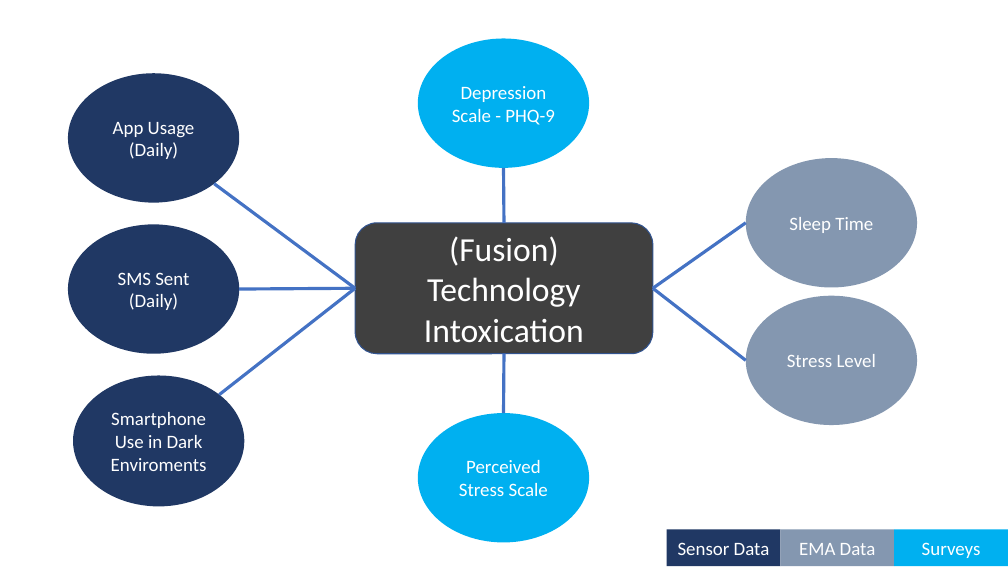
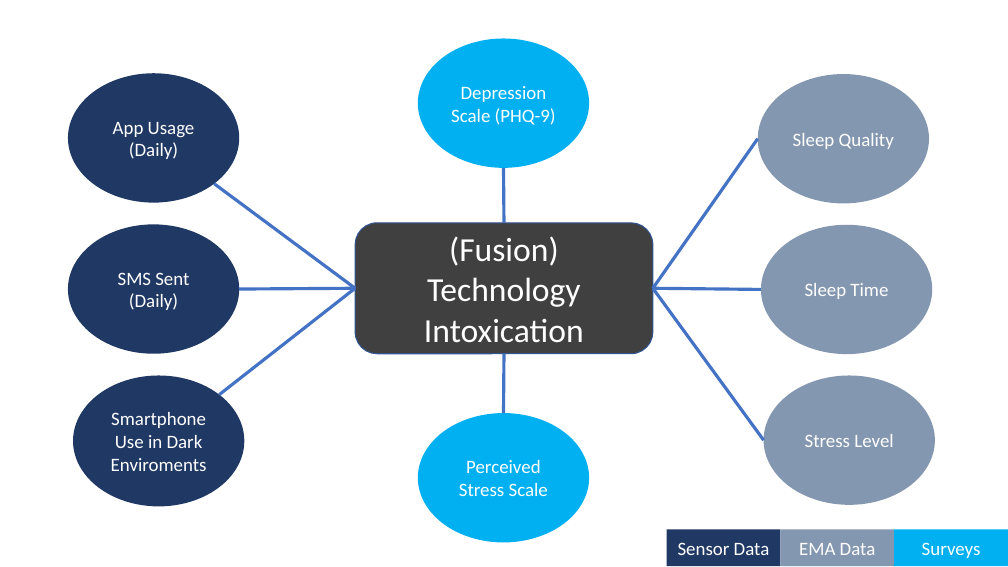
Before and after one commit to GustavoSchroeder/Assignment-Data-Prospection, a slide deck: slide 1 of For Development/Figuras/Figura - Intoxication.pptx. Drawn at 1008x567 pixels with LibreOffice and Linux fonts; fonts in the diff are those of the drawing. Boxes give left, top, right and bottom in pixels: in the first picture for what was removed or moved away, otherwise in the second. Text is boxed around its words. In the diff, an @@ line names an element or a change of style, - is before the commit and + after.

```diff
--- a/For Development/Figuras/Figura - Intoxication.pptx
+++ b/For Development/Figuras/Figura - Intoxication.pptx
@@ text in ellipse at [451, 86, 556, 125]: text changed @@
-Depression Scale - PHQ-9
+Depression Scale (PHQ-9)
@@ ellipse added at [758, 74, 929, 203], fill #8497B0, 18 pt, text #FFFFFF @@
+Sleep Quality
@@ line added from (653, 288) to (758, 139), #4472C4 3 pt @@
@@ ellipse "Sleep Time": place and size @@
-ellipse "Sleep Time" at [746, 158, 917, 287]
+ellipse "Sleep Time" at [761, 225, 933, 354]
@@ line moved from (653, 288) - (746, 361) to (653, 288) - (764, 440) @@
@@ line moved from (653, 288) - (746, 223) to (653, 288) - (761, 290) @@
@@ ellipse "Stress Level": place and size @@
-ellipse "Stress Level" at [746, 296, 917, 425]
+ellipse "Stress Level" at [764, 376, 935, 505]
```
Also in this commit, not shown: 5 other files.
